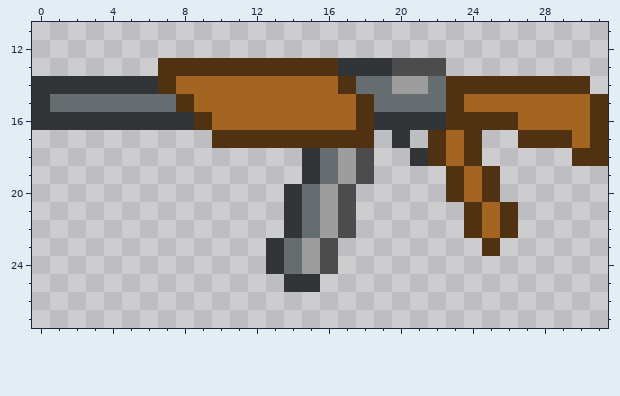
Two versions of one pixel-art file, New Unity Project/Assets/Entwürfe/Weapons_Rifle.aseprite. Above, as it was before the edit.
32x32 pixels, 1 frame. Shown: x 0..31, y 11..27.
Once edited:
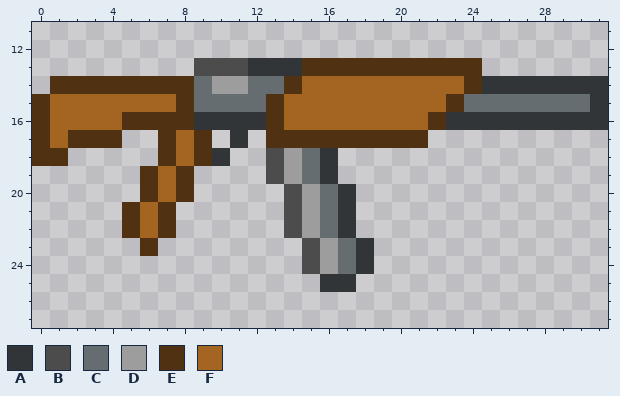
Palette (. is transparent): A #313537  B #4c4c4c  C #656d71  D #9d9d9d  E #503111  F #a46422
Difference:
Changed rows in their new state; - is an unchanged pixel.
Layers "OutlineColour", "Base":
first column x 0:
13 -------..BBBAAA--EEEEEEEE-------
14 .EEEEEE-ECDDCCE--FFFFFFF-AAAAAAA
15 EFFFFFFF-CCCCE----FFFFF-CCCCCCCA
16 EFFFFEEEEAAAAE----FFFFEAAAAAAAAA
17 EFEEE--EFE.A.------EEE...--.....
18 EE-----EFEA--BDCA..--....-----..
19 ------EFE----BDCA..----...------
20 ------EFE-----BDCA-----...------
21 -----EFE------BDCA------...-----
22 -----EFE------BDCA------...-----
23 ------E------..BDCA------.------
24 -------------..BDCA-------------
25 --------------..AA--------------
Pixel boxes of the changes (left, top, right, bottom) in both pictures:
changed: (32, 58, 608, 292)
